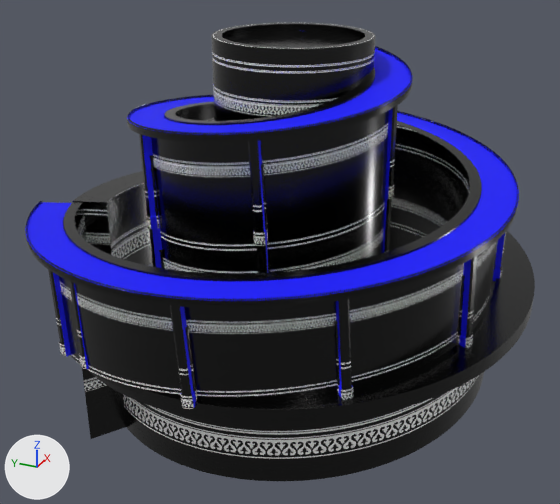
A saved change to the FBX model Assets/Meshes/TopSection.fbx.
Before and after are seen from a 50 mm lens placed at (-133.3, -56.0, 551.0), pointed at (-4.7, 1.9, 486.7). Every picture has the same lights, and +X, +Y and +Z are marked at lower left. Where no turn or scale is listed for an object, it has been applied to the vertices. Vertices at the same position are counted once.

Objects in the first picture: 'TopSection'.
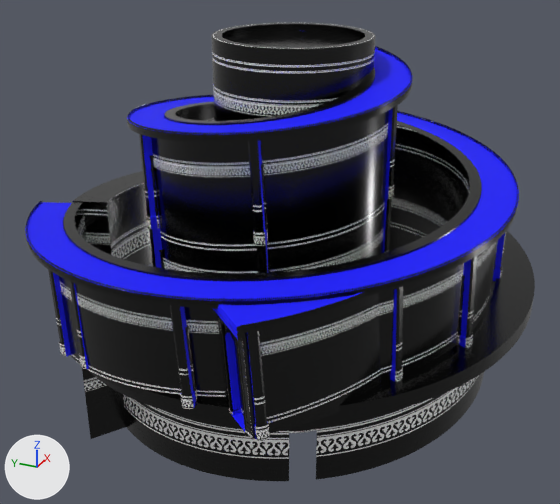
Where the newer file only moved an object's origin or applied its transform, the numbers keep the older frame.

What differs and where, as boxes (x1, y1, x2, y2) in the pictures (560 x 504 px):
part 1 of me_mesh, added: after (316, 293, 362, 314)
part 2 of me_mesh, added (black): after (247, 331, 267, 426)
part 3 of me_mesh, added: after (392, 287, 403, 371)
part 4 of me_mesh, added: after (390, 367, 403, 382)
part 5 of me_mesh, built on: before (235, 306, 323, 481); after (212, 294, 381, 441)

What changed in the scene script:
```text
Change me_mesh:
    used by ob_topsection; location = (-1.1, 2.0, 489.9)
    remove me_mesh.from_pydata(...)  # 45266 vertices, 39531 faces; spans x -47.6..47.6, y -48.5..48.5, z -38.6..38.6
    add me_mesh.from_pydata(...)  # 47941 vertices, 42033 faces; spans x -51.6..47.6, y -48.5..48.5, z -38.6..38.6
    me_mesh part 1: the loose piece of 232 vertices spanning x -46.5..-38.2, y -14.4..-6.6, z 7.3..8.9 is copied, and the copy is multiplied about its middle by the matrix ((0.774, -0.632, 0.036), (0.632, 0.775, 0.019), (-0.04, 0.008, 0.999)), then moved by (4.7, -13.1, 0.5); it spans x -42.3..-33.5, y -28.1..-19.0, z 7.7..9.5
    me_mesh part 2: the loose piece of 12 vertices spanning x -46.6..-44.1, y -4.2..-1.2, z -11.7..6.9 is copied, and the copy is multiplied about its middle by the matrix ((0.847, -0.531, 0.036), (0.53, 0.848, 0.019), (-0.041, 0.003, 0.999)), then moved by (-3.6, -14.2, 1.1); it spans x -50.1..-47.5, y -18.7..-14.9, z -10.6..8.1
    me_mesh part 3: the loose piece of 12 vertices spanning x -37.7..-34.5, y -26.9..-23.6, z -10.0..8.6 is copied, and the copy is multiplied about its middle by the matrix ((0.847, -0.531, 0.036), (0.53, 0.848, 0.019), (-0.041, 0.003, 0.999)), then moved by (7.0, -5.8, 0.7); it spans x -30.4..-27.8, y -32.7..-29.5, z -9.4..9.3
    me_mesh part 4: the loose piece of 24 vertices spanning x -24.7..-21.9, y -7.8..-5.2, z -10.1..-7.5 is copied, and the copy is turned 55.8 degrees about the z axis through its middle, then moved by (-5.6, -24.9, 0.7); it spans x -30.1..-27.6, y -32.9..-30.0, z -9.4..-6.8
    me_mesh part 5: 49 vertices removed from x -44.3..-34.0, y -19.7..-11.8, z -30.1..-9.7; 1372 vertices added at x -51.6..-21.0, y -32.8..-6.8, z -11.3..9.6
```
